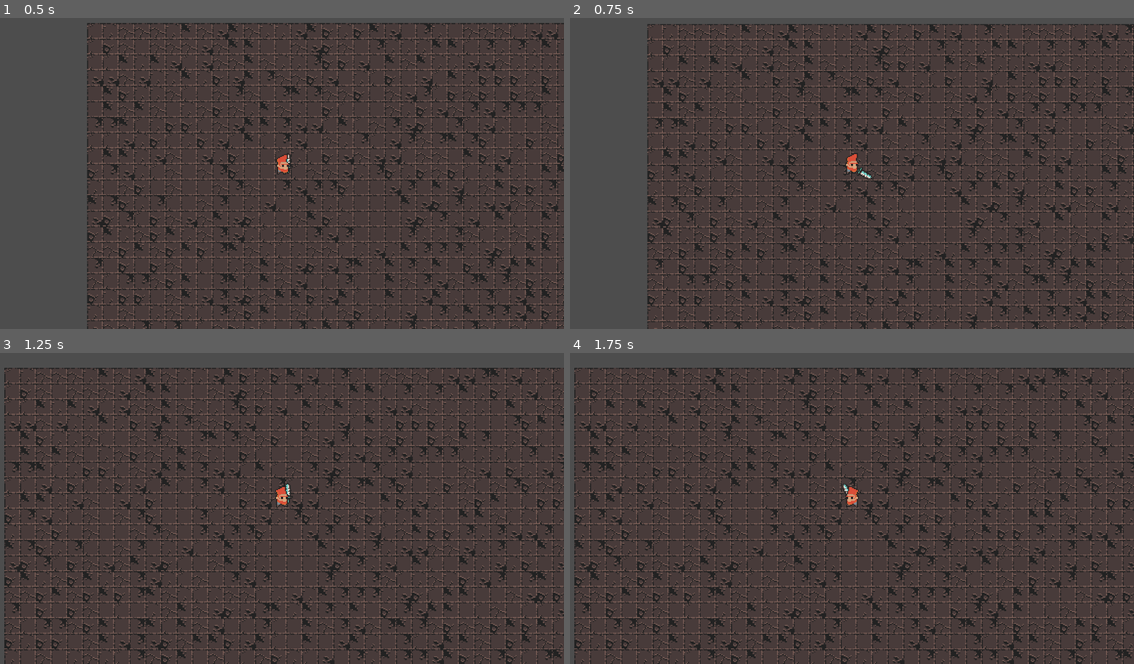
Above: before the commit, frames 1-4 (two rows, left to right).
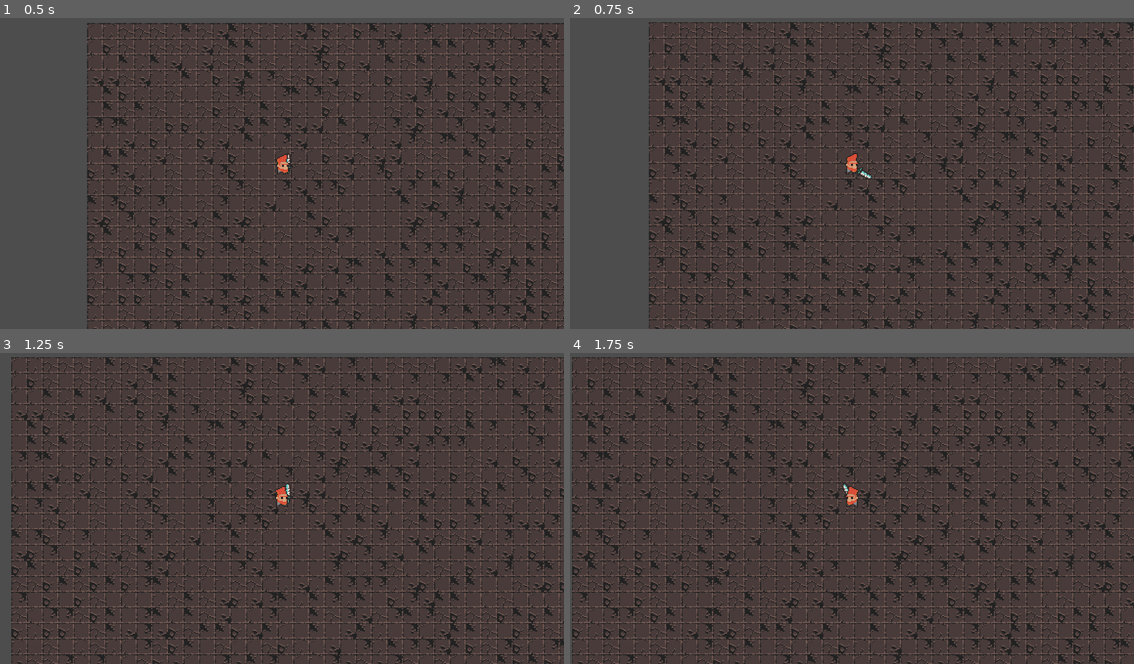
Above: after the commit, the same moments.

Repository: 2BytesGoat/godot-ai
Game: Godot game, scene res://world.tscn
The game is run twice, just before and just after one commit, with the same random seed, the same clock (stepped at 60 frames per second) and the same inputs.
Inputs (mouse positions are in pixels of both pictures, inside the frame that each line leads up to):
- Up to frame 1 (0.5 s): no input
- Up to frame 2 (0.75 s): tap Enter (ui_accept) at 0.5 s; move the mouse to (976, 154) at 0.52 s; hold Enter (ui_accept) from 0.53 s (still down); right-click (976, 154) at 0.6 s
- Up to frame 3 (1.25 s): keep holding Enter (ui_accept)
- Up to frame 4 (1.75 s): move the mouse to (739, 520) at 1.27 s; release Enter (ui_accept) at 1.28 s; tap Enter (ui_accept) at 1.35, 1.52 s; right-click (739, 520) at 1.55 s

Frame 1 is identical in both runs. In frame 2, 29% of the frame differs, in the area x 13-100%, y 1-100%; in frame 3, 38%, in the area x 0-100%, y 1-100%; in frame 4, 37%.

Commit message:
add path navigation

Diff:
--- a/src/components/command_move.gd
+++ b/src/components/command_move.gd
@@ -3,12 +3,12 @@
 
 
 class Params:
-	var target_position: Vector2
+	var navigation_path: Array
 
-	func _init(new_position: Vector2) -> void:
-		self.target_position = new_position
+	func _init(new_navigation_path: Array) -> void:
+		self.navigation_path = new_navigation_path
 
 
 func execute(unit: Unit, data: Object = null) -> void:
 	if data is Params:
-		unit.move_to(data.target_position)
+		unit.move_to(data.navigation_path)
--- a/src/player/controller_human.gd
+++ b/src/player/controller_human.gd
@@ -5,10 +5,8 @@
 func _input(event: InputEvent) -> void:
 	if event.is_action_released("mouse_right"):
 		var mouse_position = get_global_mouse_position()
-		var target_position = TilemapService.get_closest_tile_global_position(mouse_position)
-		#var navigation_path = TilemapService.get_path_to_global_position(unit.global_position, mouse_position)
-		#print(navigation_path)
-		command_move.execute(unit, CommandMove.Params.new(target_position))
+		var navigation_path = TilemapService.get_path_to_global_position(unit.global_position, mouse_position)
+		command_move.execute(unit, CommandMove.Params.new(navigation_path))
 	if event.is_action_pressed("ui_accept"):
 		var mouse_position = get_global_mouse_position()
 		var target_position = TilemapService.get_closest_tile_global_position(mouse_position)
--- a/src/player/state_move.gd
+++ b/src/player/state_move.gd
@@ -1,19 +1,24 @@
 class_name StateMove
 extends State
 
-var target_position := Vector2.INF
+var navigation_path := []
+var next_position := Vector2.INF
 
 
 func enter(msg := {}) -> void:
-	target_position = msg["target_position"]
+	navigation_path = msg["navigation_path"]
 	owner.play_animation(self.name)
 
-
 func physics_update(delta: float) -> void:
-	owner.global_position = owner.global_position.move_toward(target_position, 150 * delta)
-	if owner.global_position == target_position:
-		state_machine.transition_to("Idle")
+	if next_position == Vector2.INF or owner.global_position == next_position:
+		if len(navigation_path) == 0:
+			state_machine.transition_to("Idle")
+			return
+		next_position = navigation_path.pop_front()
+		owner.update_facing_position(next_position)
+	# TODO: add smoothing the closer you are to the target
+	owner.global_position = owner.global_position.move_toward(next_position, 150 * delta)
 
 
 func exit():
-	target_position = Vector2.INF
+	navigation_path = []
--- a/src/player/unit.gd
+++ b/src/player/unit.gd
@@ -25,9 +25,8 @@
 	controller_container.add_child(controller)
 
 
-func move_to(new_position: Vector2) -> void:
-	update_facing_position(new_position)
-	state_machine.transition_to("Move", {"target_position": new_position})
+func move_to(navigation_path: Array) -> void:
+	state_machine.transition_to("Move", {"navigation_path": navigation_path})
 
 
 func attack_at(new_position: Vector2) -> void:
--- a/terrain_container.gd
+++ b/terrain_container.gd
@@ -40,10 +40,7 @@
 
 
 func id_to_cell(id: int) -> Vector2i:
-	var terrain_rect = terrain_layer.get_used_rect().size
-	var y = int(id / terrain_rect.y)
-	var x = id % terrain_rect.y
-	return Vector2i(x, y)
+	return astar.get_point_position(id)
 
 
 func global_to_map(global_point: Vector2) -> Vector2:
